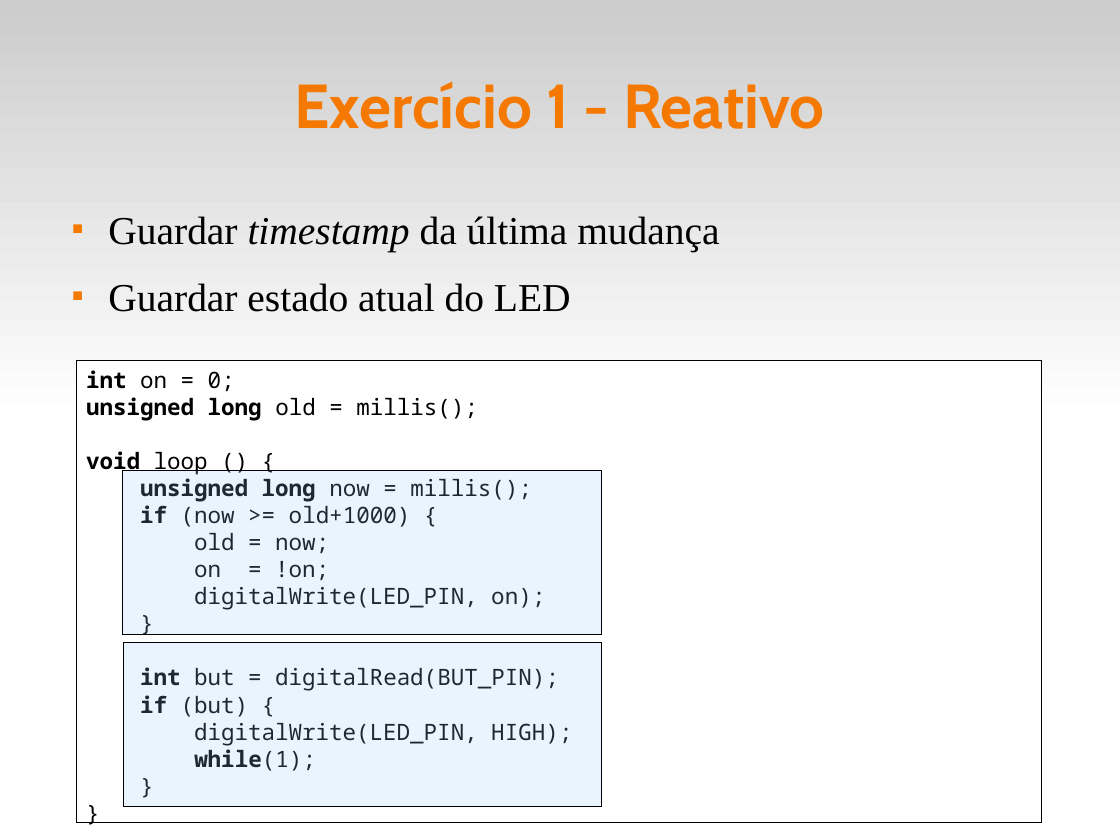
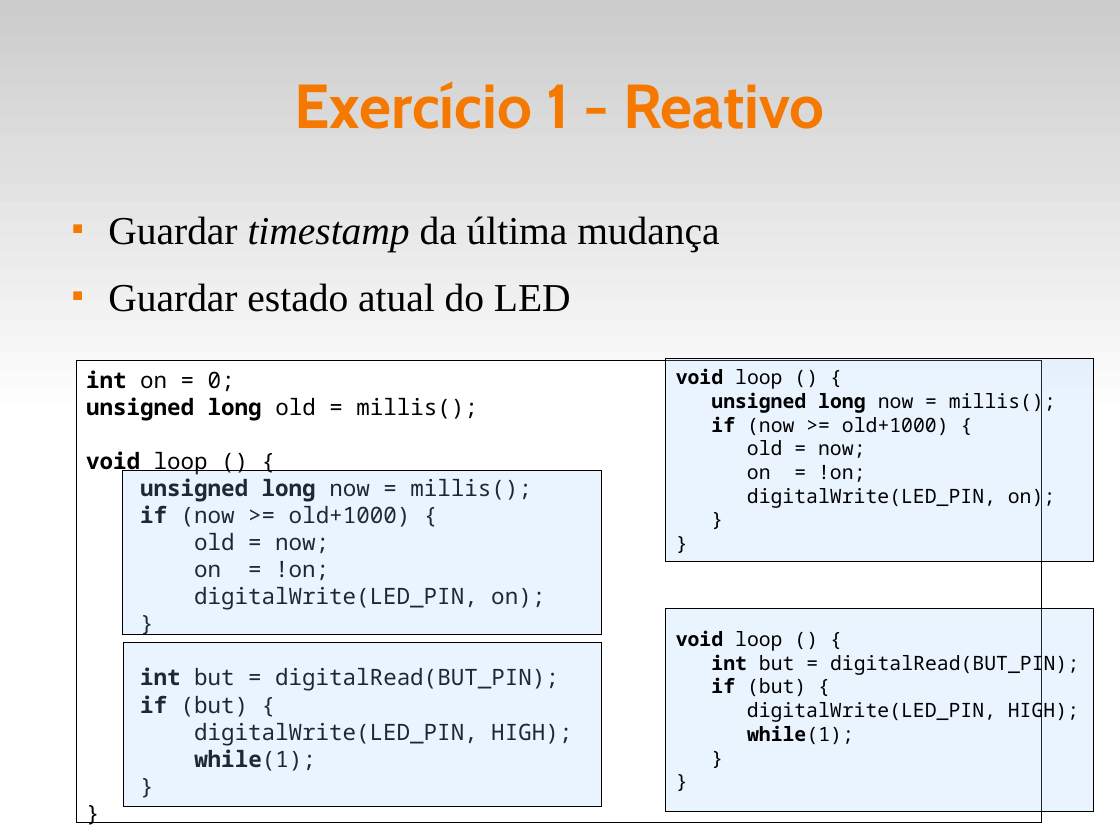
Before and after one commit to fsantanna-uerj/reativos, a slide deck: slide 8 of slides/02_arduino.odp. Drawn at 1120x840 pixels with LibreOffice and Linux fonts; fonts in the diff are those of the drawing. Boxes give left, top, right and bottom in pixels: in the first picture for what was removed or moved away, otherwise in the second. Text is boxed around its words. In the diff, an @@ line names an element or a change of style, - is before the commit and + after.

```diff
--- a/slides/02_arduino.odp
+++ b/slides/02_arduino.odp
@@ rectangle added at box(666, 359, 1094, 562), fill #99CCFF at 20% opacity, outline #000000 0 pt, 14 pt, text #000000 @@
+void loop () {
+unsigned long now = millis();
+if (now >= old+1000) {
+old = now;
+on = !on;
+digitalWrite(LED_PIN, on);
+}
+}
@@ rectangle added at box(666, 609, 1094, 812), fill #99CCFF at 20% opacity, outline #000000 0 pt, 14 pt, text #000000 @@
+void loop () {
+int but = digitalRead(BUT_PIN);
+if (but) {
+digitalWrite(LED_PIN, HIGH);
+while(1);
+}
+}
```
Also in this commit, not shown: 3 slides added, 2 other files.
